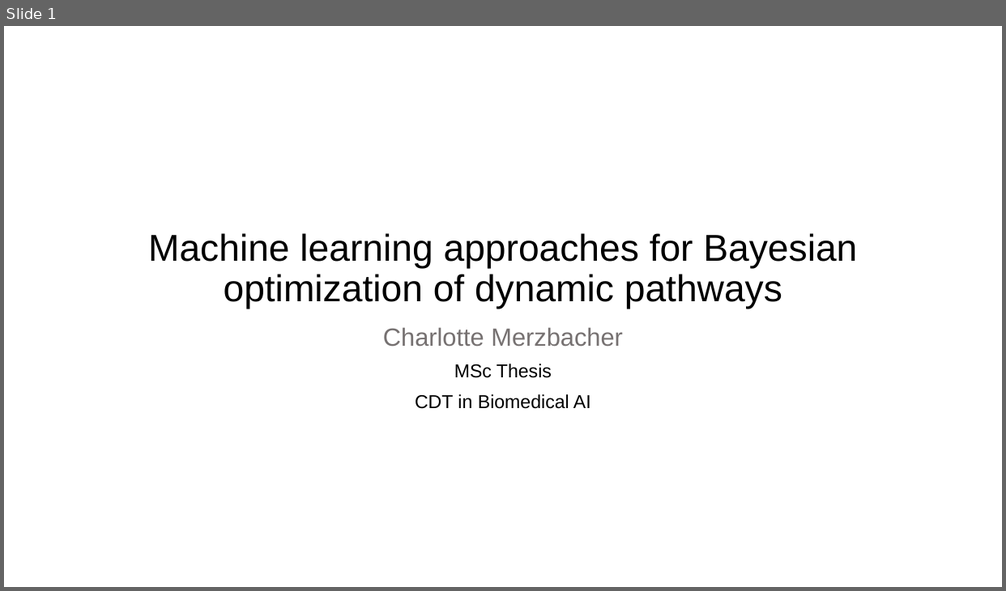
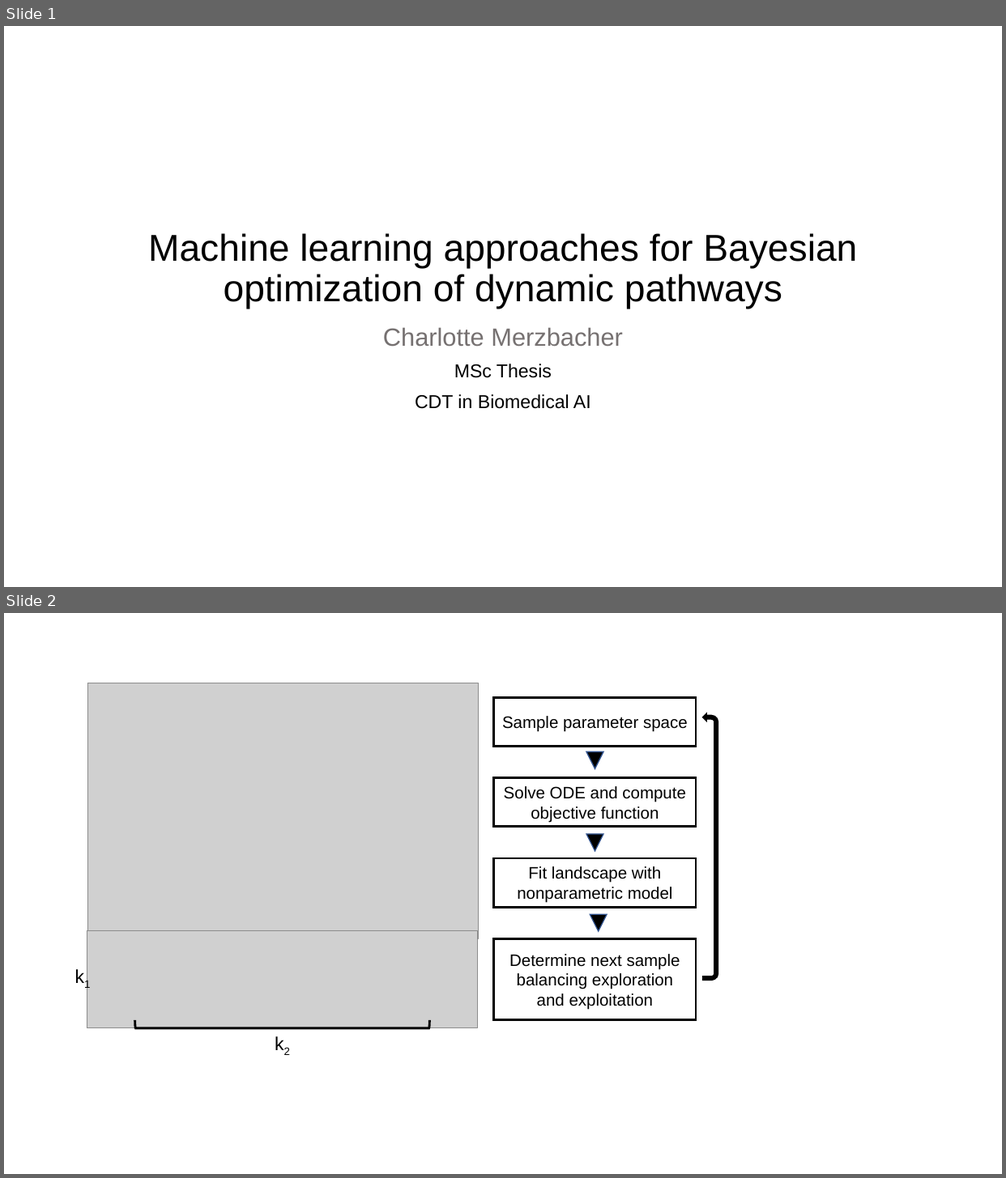
Before and after one commit to cjmerzbacher/bayesopt-dynamic-pathways, a slide deck: Figures.pptx. Shown one above the other, each under a label of ours: slide 1 before the commit, slides 1 and 2 after it. The pictures are 1006x591 and 1006x1178 pixels, drawn with LibreOffice and Linux fonts; fonts in the diff are those of the drawing; grey boxes stand for pictures. Boxes give left, top, right and bottom in pixels: in the first picture for what was removed or moved away, otherwise in the second. Text is boxed around its words. In the diff, an @@ line names an element or a change of style, - is before the commit and + after.

```diff
--- a/Figures.pptx
+++ b/Figures.pptx
@@ slide 2 added at (4,613,1002,1174), background #FFFFFF @@
@@ picture added at (88,683,479,939) @@
@@ rectangle added at (494,697,697,747), outline #000000 2.25 pt, 16 pt, text #000000 @@
+Sample parameter space
@@ uturn arrow added at (702,713,718,981), fill #000000, outline #000000 1 pt @@
@@ triangle added at (586,752,603,769), fill #000000, outline #325491 1 pt @@
@@ rectangle added at (494,778,697,827), outline #000000 2.25 pt, 16 pt, text #000000 @@
+Solve ODE and compute objective function
@@ triangle added at (586,834,603,851), fill #000000, outline #325491 1 pt @@
@@ rectangle added at (494,858,697,907), outline #000000 2.25 pt, 16 pt, text #000000 @@
+Fit landscape with nonparametric model
@@ triangle added at (590,914,607,932), fill #000000, outline #325491 1 pt @@
@@ picture added at (87,931,478,1029) @@
@@ rectangle added at (494,939,697,1020), outline #000000 2.25 pt, 16 pt, text #000000 @@
+Determine next sample balancing exploration and exploitation
@@ text added at (68,962,99,992), 18 pt, text #000000 @@
+k1
@@ right bracket added at (134,1020,429,1029), outline #000000 2.25 pt @@
@@ text added at (267,1029,299,1059), 18 pt, text #000000 @@
+k2
```
Also in this commit, not shown: 1 slide changed, 1 other slide added, 2 slides removed, 15 other files.
